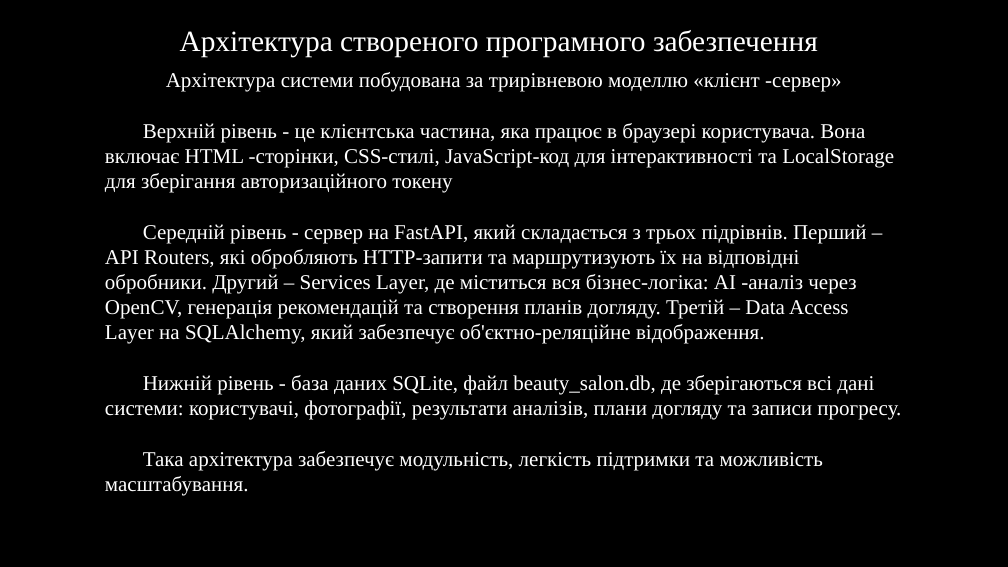
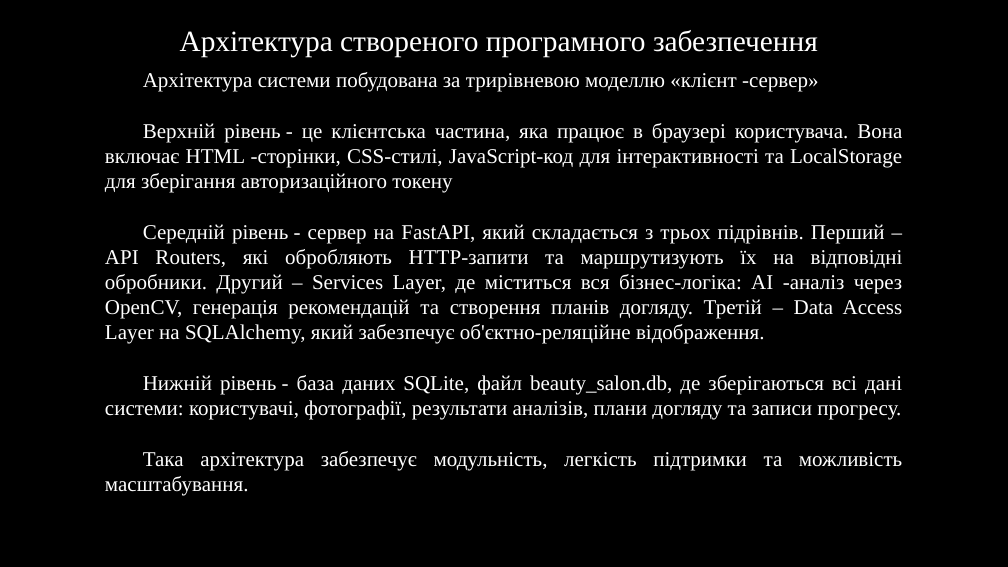
Before and after one commit to NureSheikoAndrii/2026_kkp-project, a slide deck: slide 8 of 2026_Б_ПІ_ПЗПІ-23-7_Шейко_А_О.pptx (slide 7 before the commit). Drawn at 1008x567 pixels with LibreOffice and Linux fonts; fonts in the diff are those of the drawing; background and template pictures are left out. Boxes give left, top, right and bottom in pixels: in the first picture for what was removed or moved away, otherwise in the second. Text is boxed around its words. In the diff, an @@ line names an element or a change of style, - is before the commit and + after.

```diff
--- a/2026_Б_ПІ_ПЗПІ-23-7_Шейко_А_О.pptx
+++ b/2026_Б_ПІ_ПЗПІ-23-7_Шейко_А_О.pptx
@@ text "Архітектура системи побудована за трирівневою ..." at (x1=105, y1=72, x2=903, y2=496): alignment centre to justified; alignment left to justified @@
```
Also in this commit, not shown: 8 other slides changed, 2 slides added.
